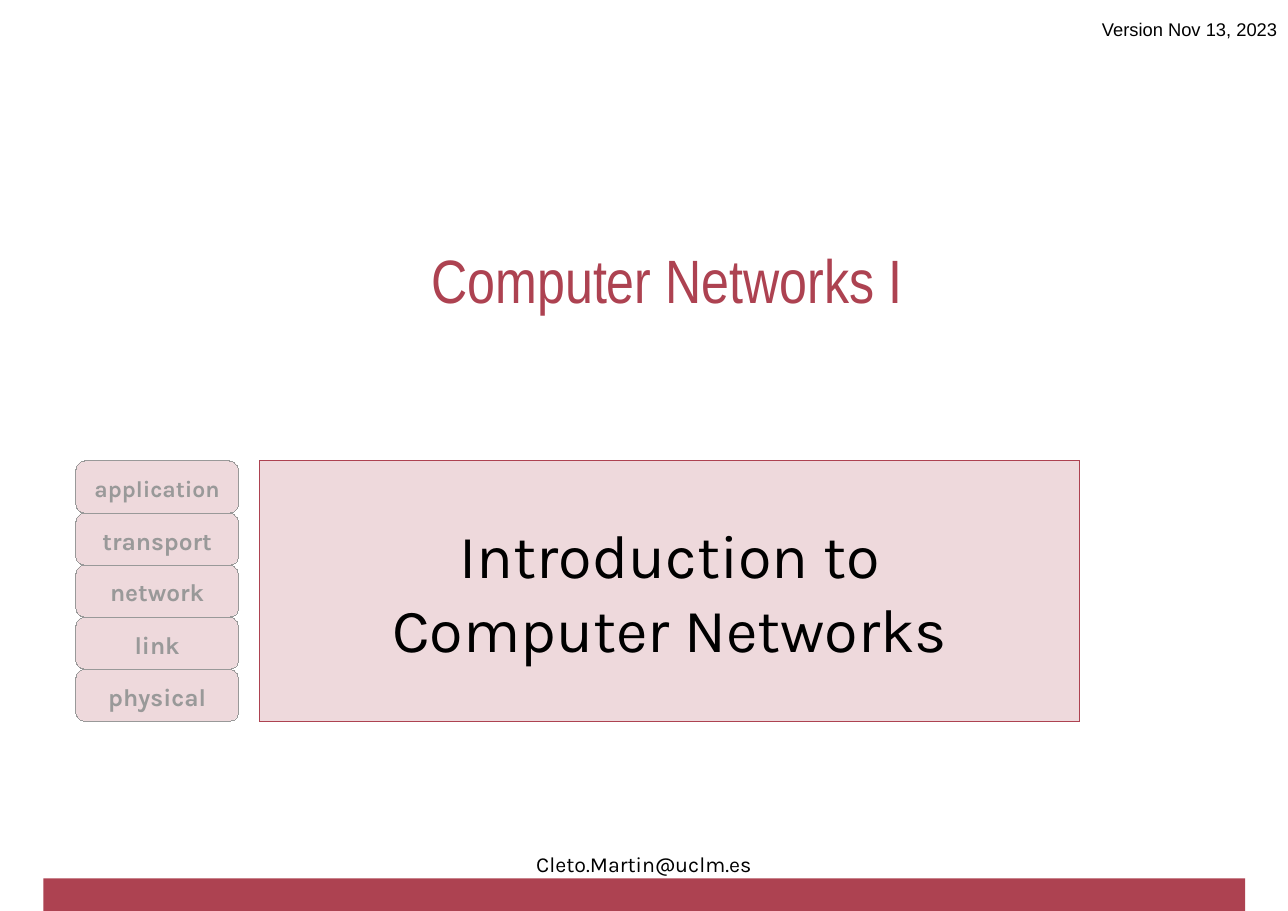
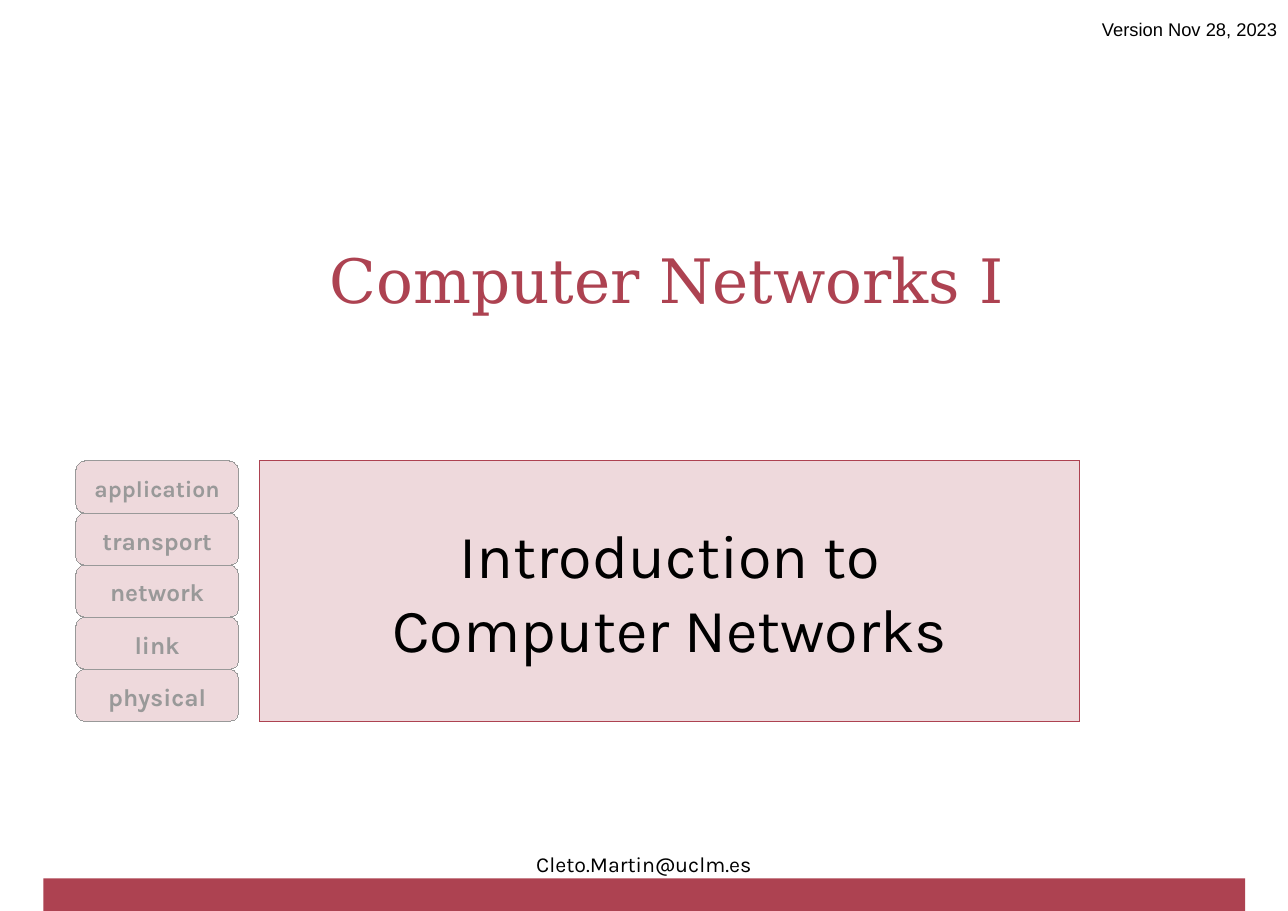
Before and after one commit to cletomartin/redes1, a slide deck: slide 1 of slides/introduction.odp. Drawn at 1288x911 pixels with LibreOffice and Linux fonts; fonts in the diff are those of the drawing; background and template pictures are left out. Boxes give left, top, right and bottom in pixels: in the first picture for what was removed or moved away, otherwise in the second. Text is boxed around its words. In the diff, an @@ line names an element or a change of style, - is before the commit and + after.

```diff
--- a/slides/introduction.odp
+++ b/slides/introduction.odp
@@ text at bbox=[1102, 22, 1277, 39]: text changed @@
-Version Nov 13, 2023
+Version Nov 28, 2023
@@ text "Computer Networks I" at bbox=[330, 256, 1004, 316]: font Arial Narrow to DejaVu Serif @@
```
Also in this commit, not shown: 7 other slides changed, 18 slides added, 3 slides removed, 1 other file.
